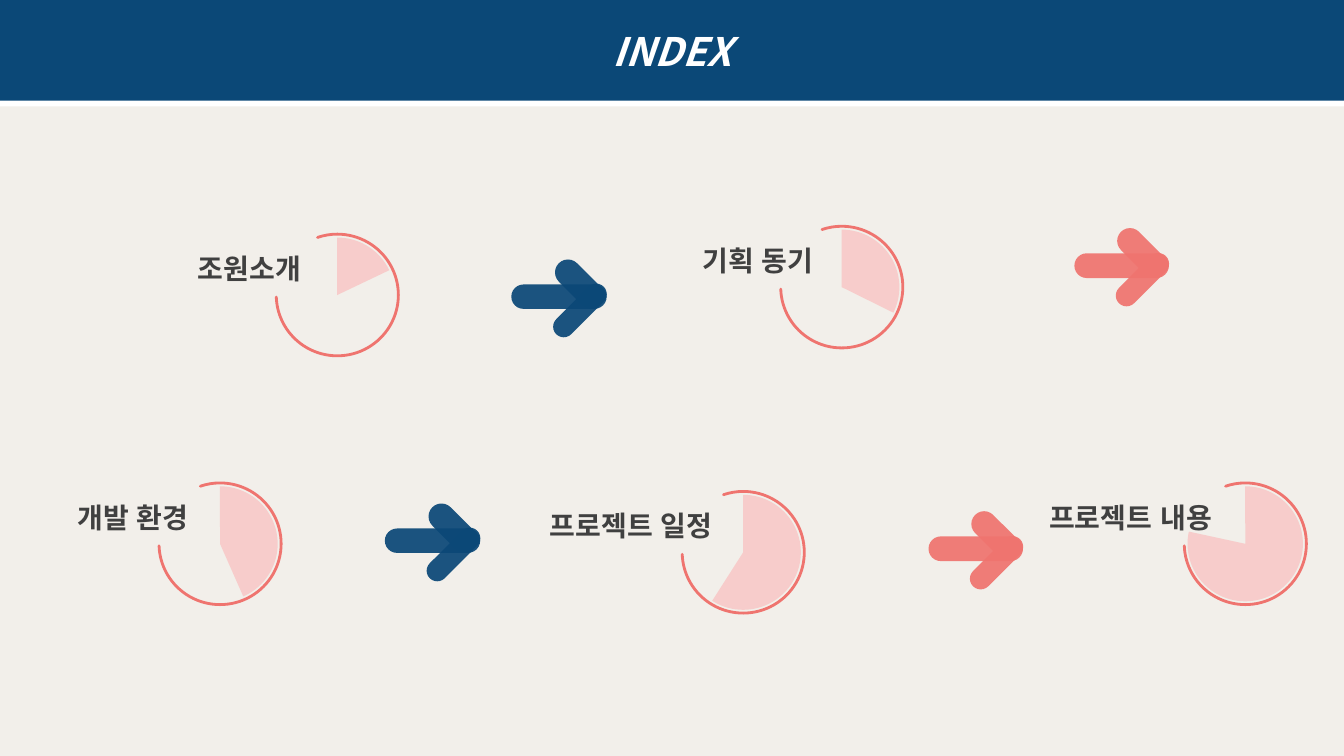
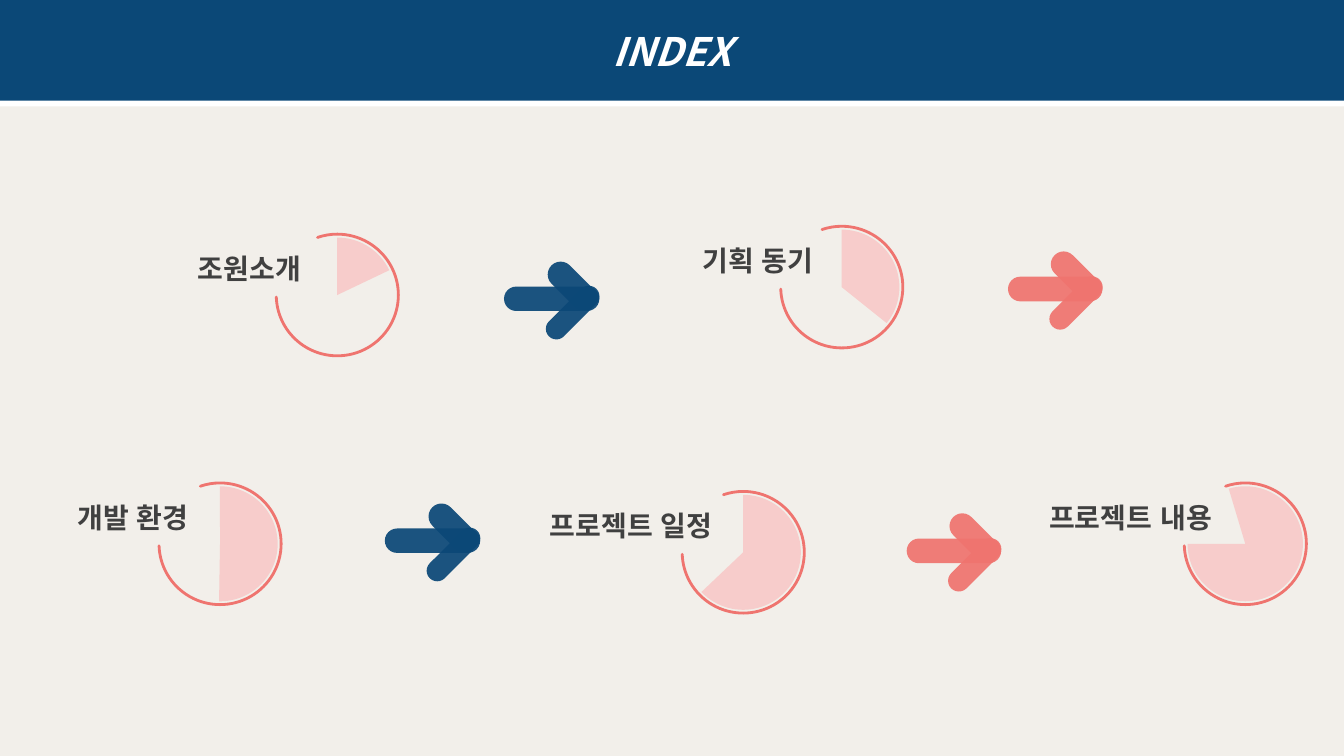
Before and after one commit to jcosign/kongnanda, a slide deck: slide 2 of yeon/3조_콩난다/콩난다 발표.pptx. Drawn at 1344x756 pixels with LibreOffice and Linux fonts; fonts in the diff are those of the drawing. Boxes give left, top, right and bottom in pixels: in the first picture for what was removed or moved away, otherwise in the second. Text is boxed around its words. In the diff, an @@ line names an element or a change of style, - is before the commit and + after.

```diff
--- a/yeon/3조_콩난다/콩난다 발표.pptx
+++ b/yeon/3조_콩난다/콩난다 발표.pptx
@@ rounded rectangle: place and size @@
-rounded rectangle at [550, 254, 610, 314]
+rounded rectangle at [543, 256, 603, 316]
@@ rounded rectangle: place and size @@
-rounded rectangle at [511, 284, 607, 309]
+rounded rectangle at [504, 286, 600, 311]
@@ rounded rectangle: place and size @@
-rounded rectangle at [549, 279, 612, 341]
+rounded rectangle at [542, 282, 605, 344]
@@ 3 rounded rectangles: place and size @@
-3 rounded rectangles at [1075, 223, 1173, 311]
+3 rounded rectangles at [1008, 246, 1108, 334]
@@ rounded rectangle: place and size @@
-rounded rectangle at [967, 506, 1027, 566]
+rounded rectangle at [945, 508, 1004, 568]
@@ proportions changed in 4 elements at [162, 486, 278, 601], [784, 230, 900, 345], [686, 495, 802, 610], [1188, 486, 1304, 601] @@
@@ rounded rectangle: place and size @@
-rounded rectangle at [929, 536, 1023, 562]
+rounded rectangle at [906, 538, 1001, 564]
@@ rounded rectangle: place and size @@
-rounded rectangle at [966, 532, 1028, 594]
+rounded rectangle at [944, 534, 1006, 596]
```
Also in this commit, not shown: 1 other slide changed, 1 slide added, 1 slide removed.
